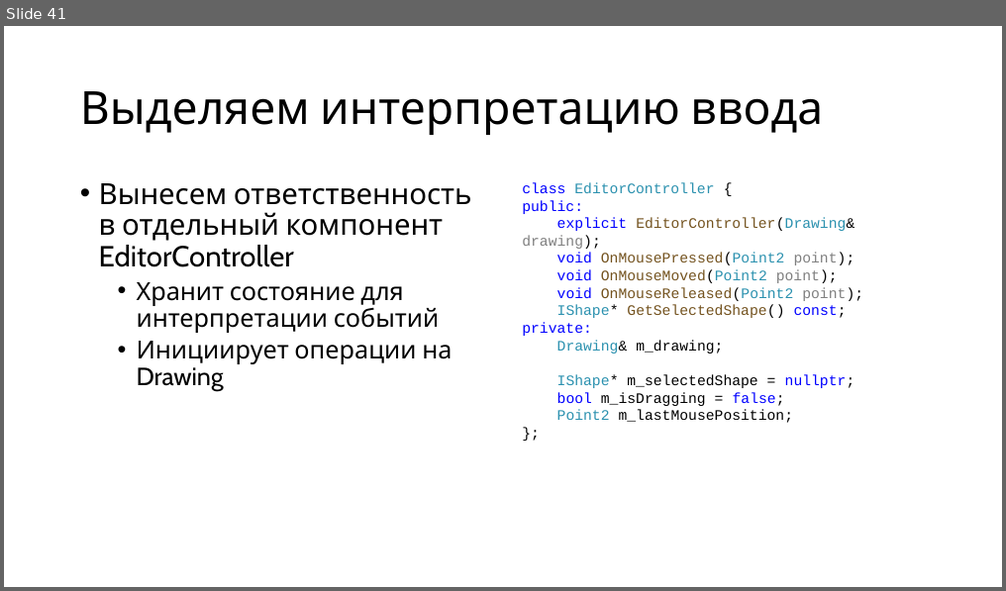
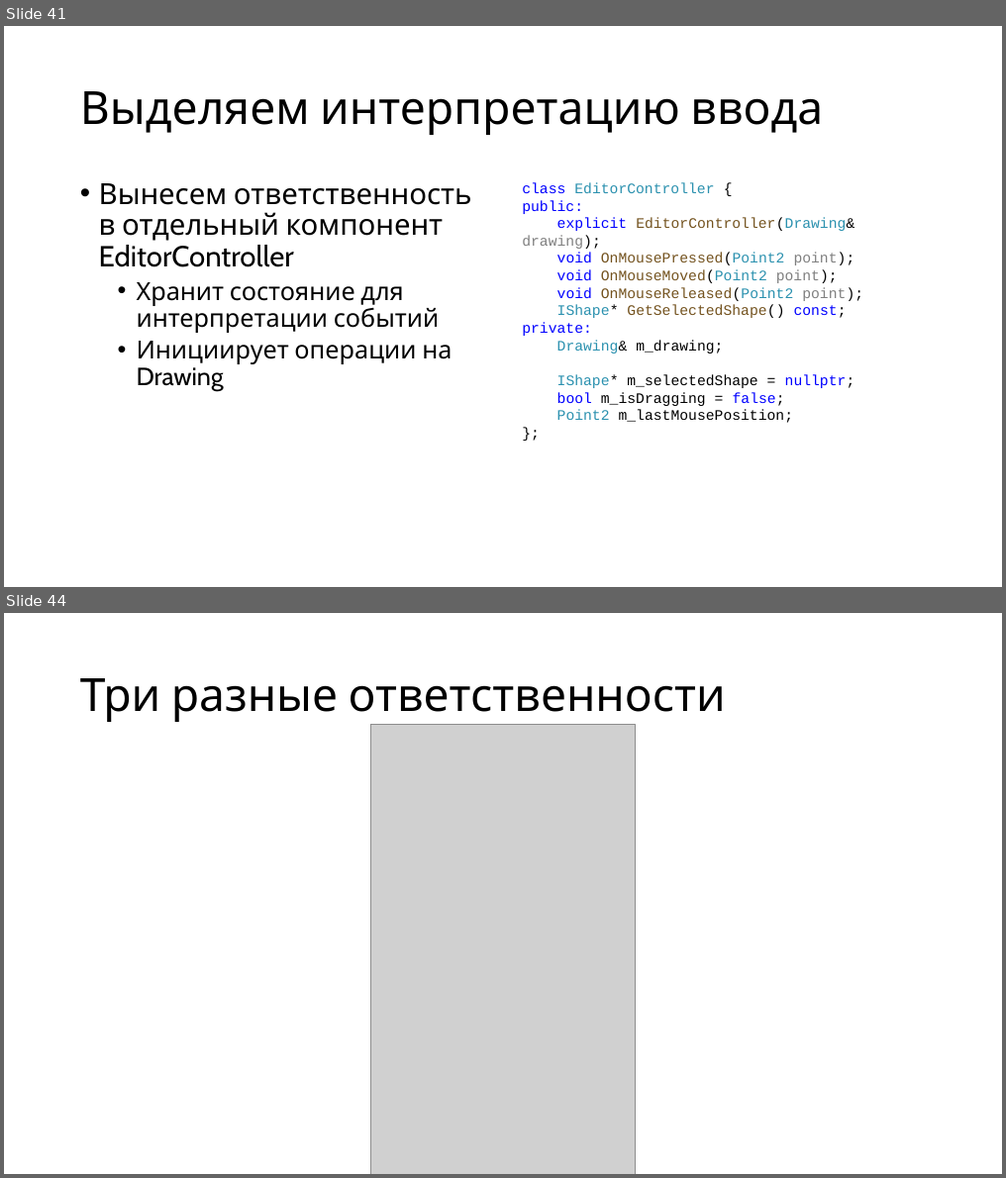
Before and after one commit to alexey-malov/ood, a slide deck: lectures/new/03. gui-app-design/gui-app-design.pptx. Shown one above the other, each under a label of ours: slide 41 before the commit, slides 41 and 44 after it; the slides between them are not shown. The pictures are 1006x591 and 1006x1178 pixels, drawn with LibreOffice and Linux fonts; fonts in the diff are those of the drawing; grey boxes stand for pictures. Boxes give left, top, right and bottom in pixels: in the first picture for what was removed or moved away, otherwise in the second. Text is boxed around its words. In the diff, an @@ line names an element or a change of style, - is before the commit and + after.

```diff
--- a/lectures/new/03. gui-app-design/gui-app-design.pptx
+++ b/lectures/new/03. gui-app-design/gui-app-design.pptx
@@ slide 44 added at <box>4,613,1002,1174</box>, background #FFFFFF @@
@@ title added at <box>80,678,726,722</box>, 44 pt, text #000000 @@
+Три разные ответственности
@@ picture added at <box>371,725,635,1174</box> @@
```
Also in this commit, not shown: 2 slides changed, 35 other slides added, 4 slides removed, 6 other files.
